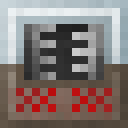
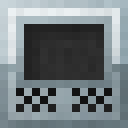
Revision of a layered w=128, h=128 image; what changed, layer by layer:
hid group "I. Grinder" (4 layers) over box(24, 24, 104, 88)
showed "Big" over box(16, 24, 112, 88)
hid "Big (Advanced)" over box(16, 24, 112, 88)
hid group "On" (7 layers) over box(8, 24, 120, 120)
showed "Side" over box(0, 24, 128, 128)
hid "Front - (Advanced)" over box(0, 24, 128, 128)
